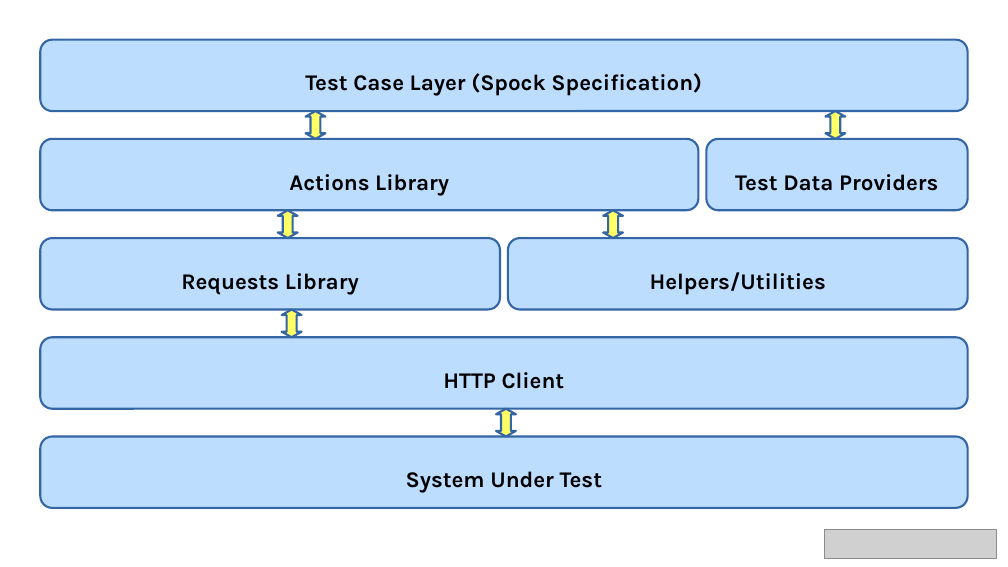
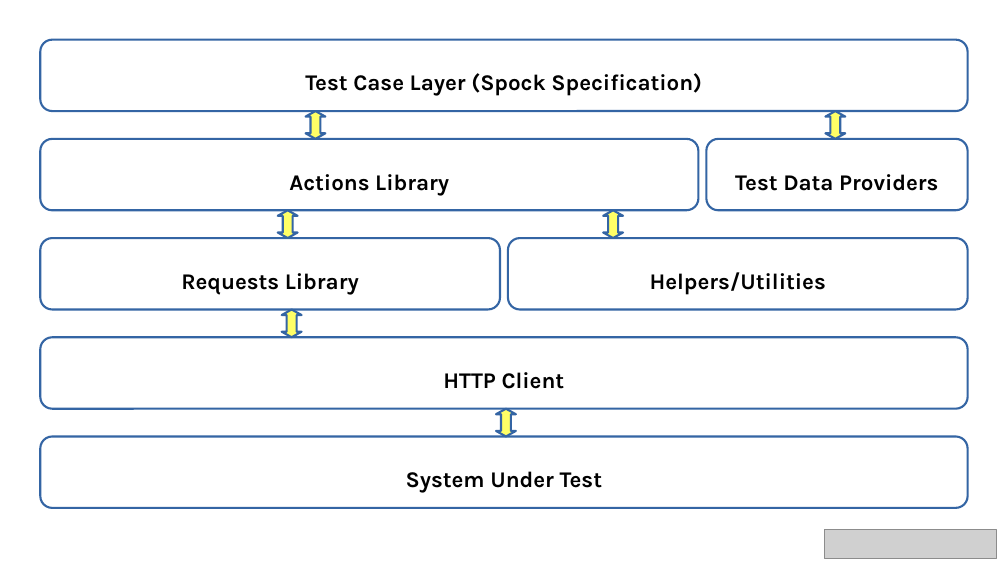
Before and after one commit to ysparrow/groovy-test-for-rest, a slide deck: slide 18 of FabulousTestsWithSpockAndGroovy.odp (slide 14 before the commit). Drawn at 1008x567 pixels with LibreOffice and Linux fonts; fonts in the diff are those of the drawing; grey boxes stand for pictures. Boxes give left, top, right and bottom in pixels: in the first picture for what was removed or moved away, otherwise in the second. Text is boxed around its words. In the diff, an @@ line names an element or a change of style, - is before the commit and + after.

```diff
--- a/FabulousTestsWithSpockAndGroovy.odp
+++ b/FabulousTestsWithSpockAndGroovy.odp
@@ fill #BDDDFF to #FFFFFF in 7 elements at bbox=[40, 39, 968, 111], bbox=[40, 139, 699, 211], bbox=[707, 139, 968, 211], bbox=[40, 238, 500, 309], bbox=[508, 238, 968, 309], bbox=[40, 338, 968, 409], bbox=[40, 436, 968, 508] @@
```
Also in this commit, not shown: 1 other slide changed, 7 slides added, 2 slides removed, 8 other files.
